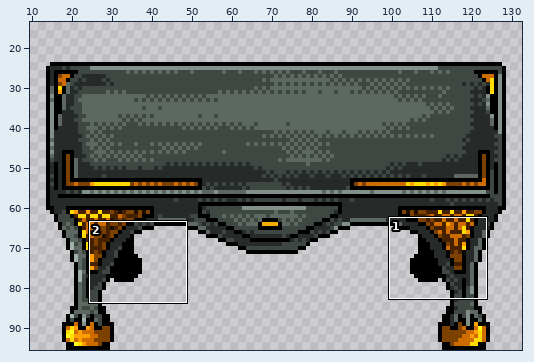
Two states of a sprite sheet, gem/Assets/Art/1_Office/Items/desk.png. Above, an overview of the earlier version with the close-up marked.
Close-up. As it was:
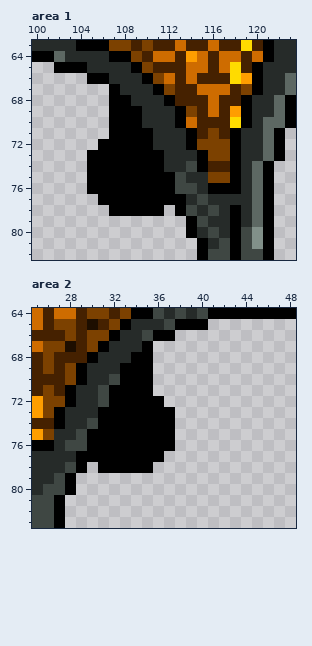
The file is 144x96 pixels. Pixels under 10% opacity are left out. Colours within 5 levels of each other are drawn and written as one. Shown: area 1: x 100..123, y 63..82; area 2: x 25..48, y 64..83. The wide view leaves out empty margins. The commit also changed other parts of the picture, which this record leaves out.
The same view after the edit:
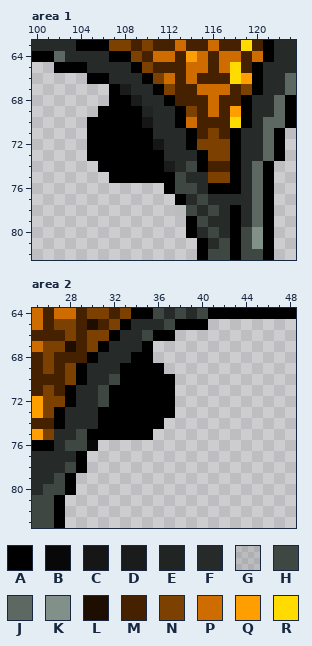
Palette (. is transparent): A #000000  B #010101f6  C #151615  D #191c1b  E #202523  F #262b29  G #3f474320  H #3f4743  J #5d6863  K #819089  L #1d0e00  M #452100  N #7c4100  P #ce6c00  Q #ff9e00  R #ffdb00
Changes in this commit:
--- area 1
@@ x 103..115 @@
 66 ..AAFFFANPMPM
-67 ....AFFFANMMP
-68 ....AAFFFAMMM
-69 ....AAAFFFANM
-70 ....AAAFFFAPM
-71 ....AAAAFFFAM
-72 ...AAAAAFFFAN
+67 ....ADFFANMMP
+68 ....AADFFAMMM
+69 ...AAAAEFFANM
+70 ..AAAAACFFAPM
+71 ..AAAAAAFFFAM
+72 ..AAAAAACFFAN
 73 ..AAAAAAAFFFA
-74 ..AAAAAAAFFHA
-75 ..AAAAAAAAHFF
-76 ..AAAAAAAAHHF
-77 ...AAAAAAAAFH
-78 ....AAAAA.AHF
+74 ...AAAAAADFHA
+75 ....AAAAAAHFF
+76 .........AHHF
+77 ..........AFH
+78 ..........GHF
 79 ...........AH
--- area 2
@@ x 28..39 @@
 68 MMAFFFAA....
-69 NAFFFAAA....
-70 NAFFHAAA....
-71 AFFHAAAA....
-72 AFFHAAAAA...
+69 NAFFFAAAA...
+70 NAFFHAAAAA..
+71 AFFHAAAAAA..
+72 AFFHAAAAAA..
 73 FFFAAAAAAA..
-74 FFHAAAAAAA..
-75 FHAAAAAAAA..
-76 HHAAAAAAAA..
-77 FAAAAAAAA...
-78 HA.AAAAA....
+74 FFFAAAAAA...
+75 FHAAAAAA....
+76 HHB.........
+77 FA..........
+78 HA..........
 79 A...........
